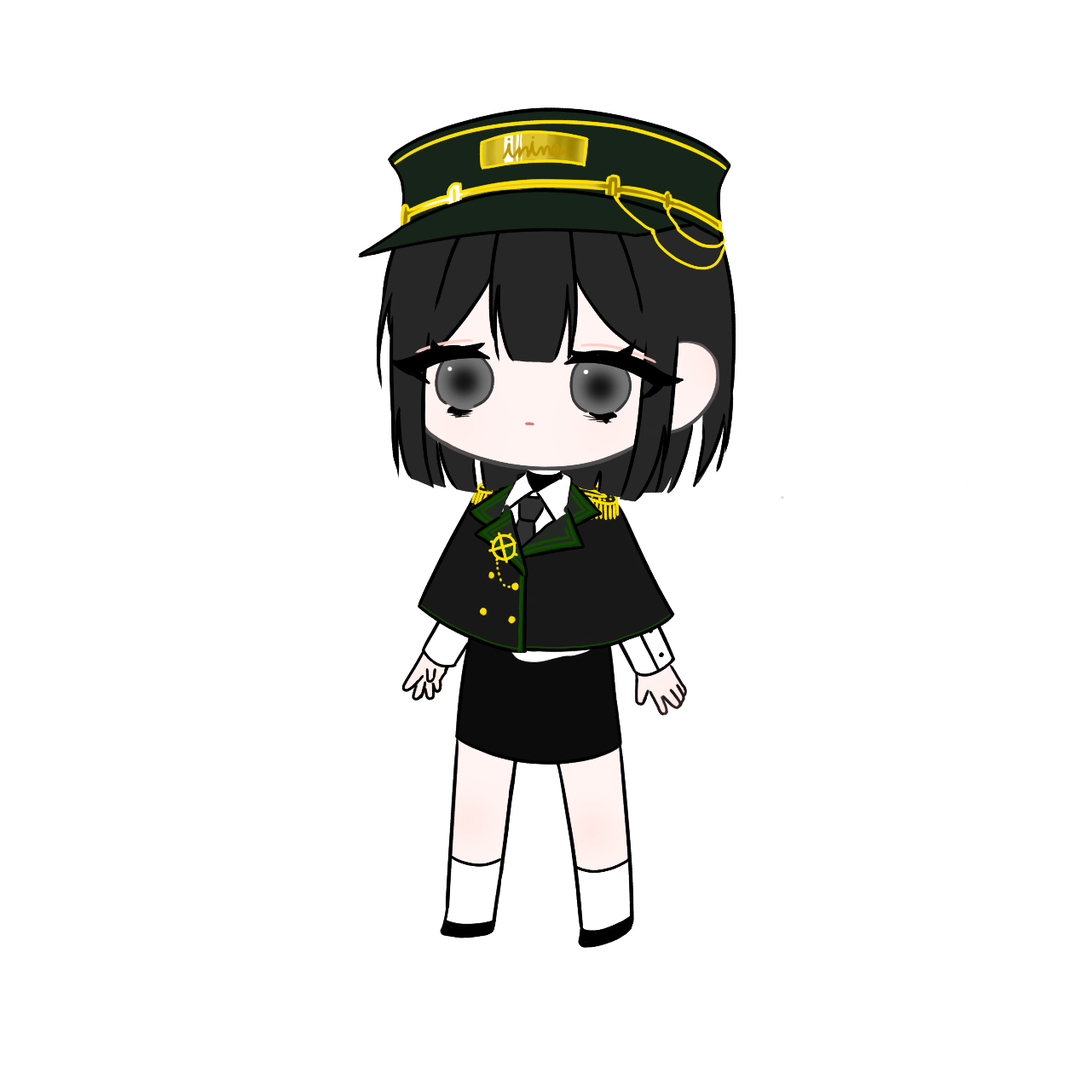
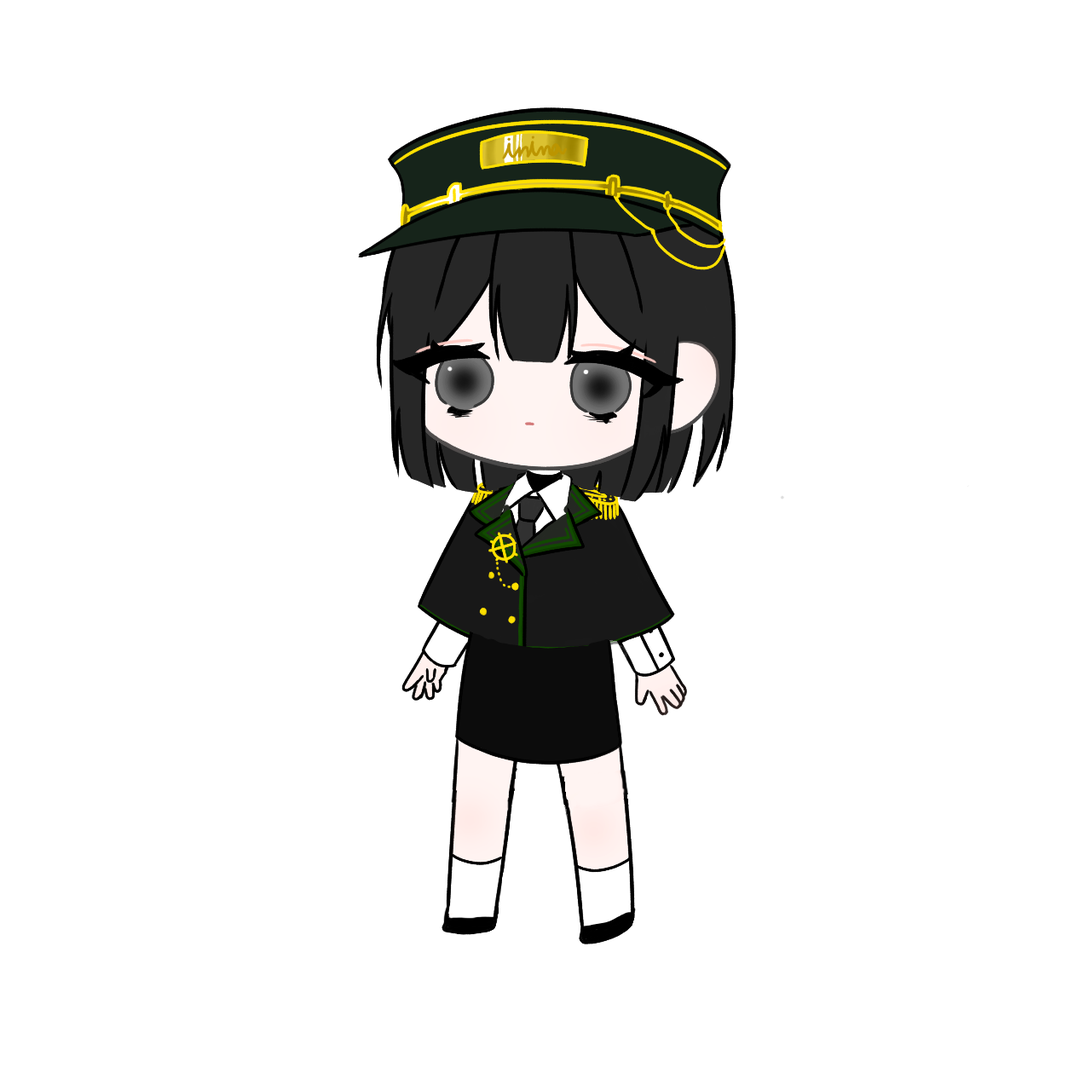
Before/after of a 1091 x 1091 layered artwork. What changed in the layer stack:
painted on "치마" over left=612, top=653, right=614, bottom=664
added layer "무릎R" above "다리R" over left=513, top=766, right=636, bottom=948
painted on "다리R" over left=563, top=799, right=635, bottom=949
painted on "다리L" over left=440, top=789, right=514, bottom=939
moved "몸" above "팔R", painted on it over left=469, top=631, right=629, bottom=664
added layer "발R" above "무릎L" over left=579, top=905, right=637, bottom=945
added layer "무릎L" above "발L" over left=445, top=763, right=518, bottom=919
added layer "발L" over left=441, top=903, right=499, bottom=936
